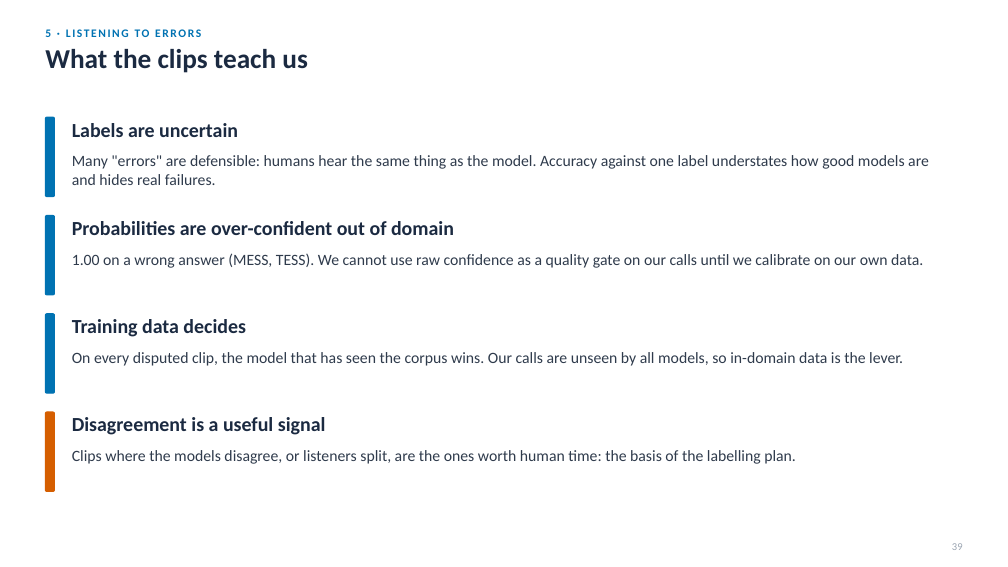
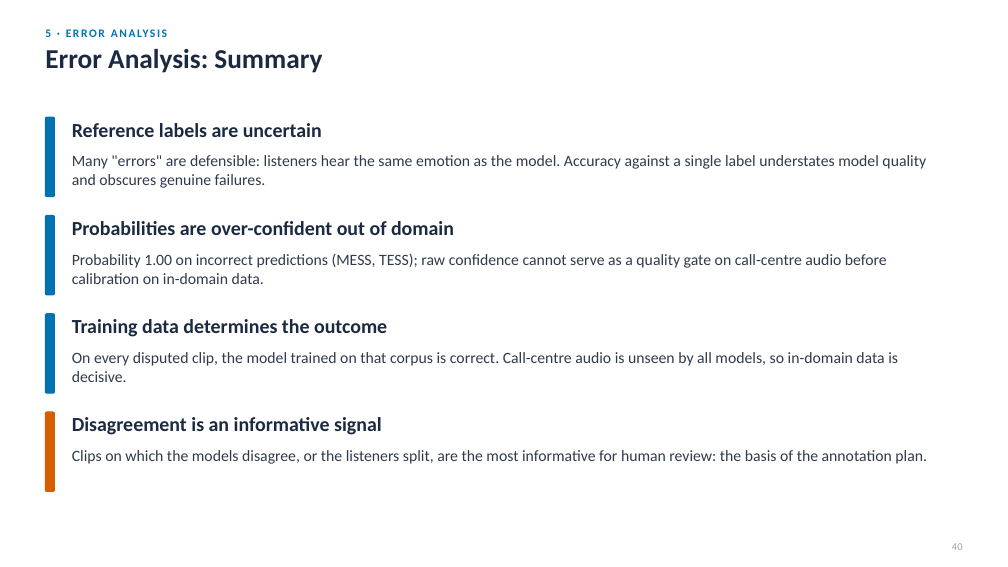
Before and after one commit to Davidlequnchen/emotion_recognition, a slide deck: slide 41 of emotion_recognition/presentation/SER_evaluation.pptx (slide 40 before the commit). Drawn at 1008x567 pixels with LibreOffice and Linux fonts; fonts in the diff are those of the drawing. Boxes give left, top, right and bottom in pixels: in the first picture for what was removed or moved away, otherwise in the second. Text is boxed around its words. In the diff, an @@ line names an element or a change of style, - is before the commit and + after.

```diff
--- a/emotion_recognition/presentation/SER_evaluation.pptx
+++ b/emotion_recognition/presentation/SER_evaluation.pptx
@@ text at [45,29,51,37]: text changed @@
-5 · LISTENING TO ERRORS
+5 · ERROR ANALYSIS
@@ text at [45,49,322,73]: text changed @@
-What the clips teach us
+Error Analysis: Summary
@@ text at [72,123,322,137]: text changed @@
-Labels are uncertain
+Reference labels are uncertain
@@ text at [72,155,926,188]: text changed @@
-Many "errors" are defensible: humans hear the same thing as the model. Accuracy against one label understates how good models are and hides real failures.
+Many "errors" are defensible: listeners hear the same emotion as the model. Accuracy against a single label understates model quality and obscures genuine failures.
@@ text at [72,253,887,284]: text changed @@
-1.00 on a wrong answer (MESS, TESS). We cannot use raw confidence as a quality gate on our calls until we calibrate on our own data.
+Probability 1.00 on incorrect predictions (MESS, TESS); raw confidence cannot serve as a quality gate on call-centre audio before calibration on in-domain data.
@@ text at [72,319,387,337]: text changed @@
-Training data decides
+Training data determines the outcome
@@ text at [72,352,898,382]: text changed @@
-On every disputed clip, the model that has seen the corpus wins. Our calls are unseen by all models, so in-domain data is the lever.
+On every disputed clip, the model trained on that corpus is correct. Call-centre audio is unseen by all models, so in-domain data is decisive.
@@ text at [72,417,382,435]: text changed @@
-Disagreement is a useful signal
+Disagreement is an informative signal
@@ text at [72,450,927,464]: text changed @@
-Clips where the models disagree, or listeners split, are the ones worth human time: the basis of the labelling plan.
+Clips on which the models disagree, or the listeners split, are the most informative for human review: the basis of the annotation plan.
@@ text at [952,543,963,550]: text changed @@
-39
+40
```
Also in this commit, not shown: 46 other slides changed, 9 slides added, 5 slides removed, 42 other files.
